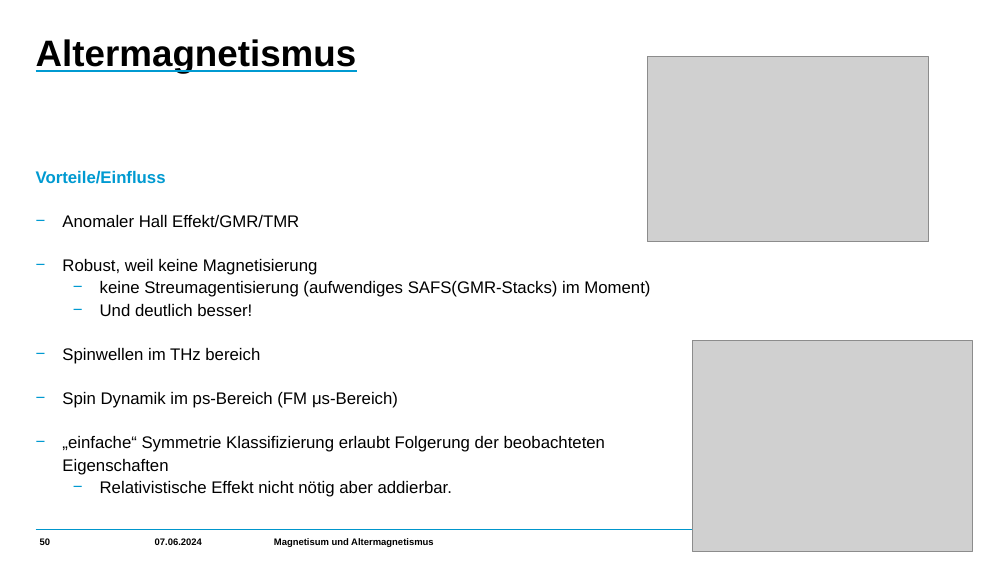
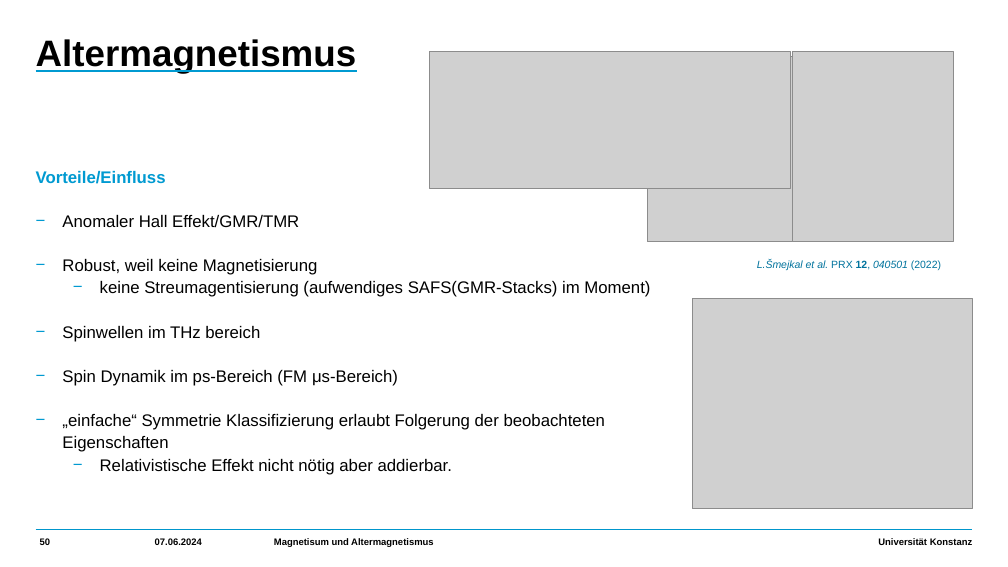
Before and after one commit to HolykingJulex/EstimateSeminar, a slide deck: slide 50 of Vortrag.pptx. Drawn at 1008x567 pixels with LibreOffice and Linux fonts; fonts in the diff are those of the drawing; grey boxes stand for pictures. Boxes give left, top, right and bottom in pixels: in the first picture for what was removed or moved away, otherwise in the second. Text is boxed around its words. In the diff, an @@ line names an element or a change of style, - is before the commit and + after.

```diff
--- a/Vortrag.pptx
+++ b/Vortrag.pptx
@@ picture added at (430, 52, 790, 189) @@
@@ picture added at (793, 52, 954, 242) @@
@@ text added at (757, 260, 941, 270), 10 pt, text #00739D, italic @@
+L.Šmejkal et al. PRX 12, 040501 (2022)
@@ picture: place and size @@
-picture at (693, 341, 972, 552)
+picture at (693, 298, 972, 509)
@@ text at (100, 304, 252, 316): paragraph removed @@
-      − Und deutlich besser!
```
Also in this commit, not shown: 16 other slides changed, 2 slides added, 10 slides removed, 7 other files.
